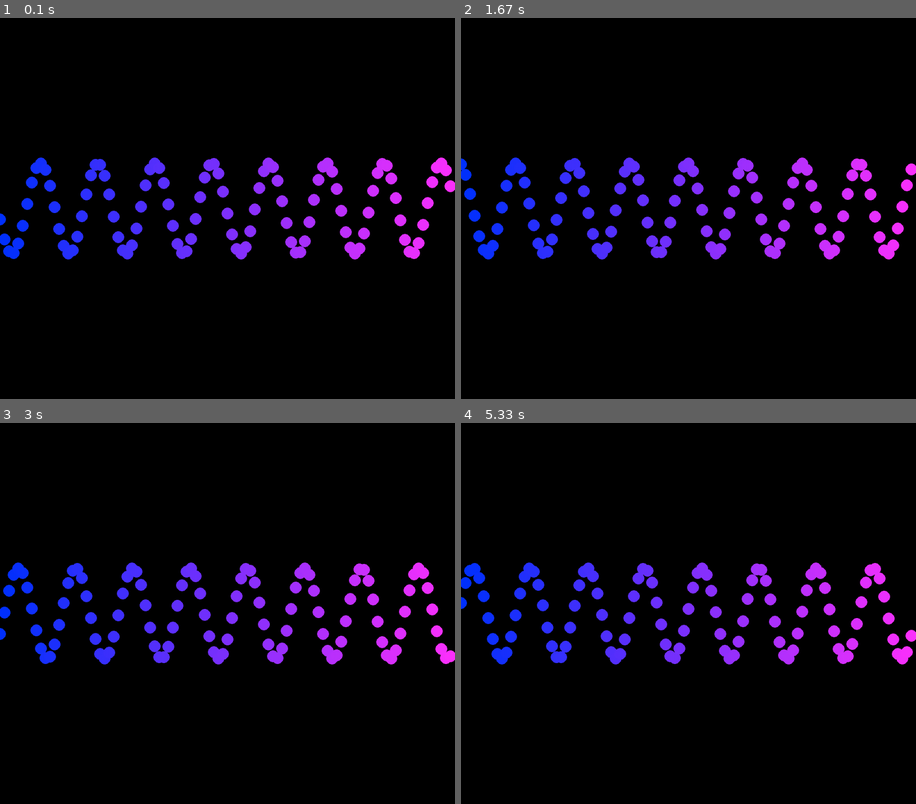
Above: before the commit, frames 1-4 (two rows, left to right).
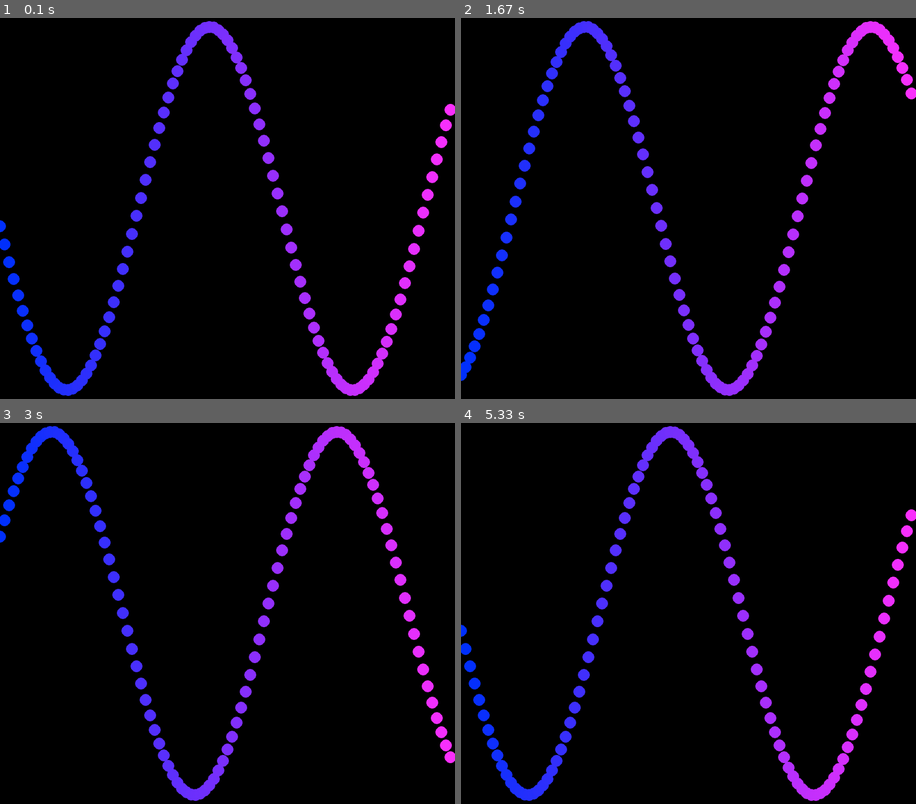
Above: after the commit, the same moments.

Repository: myhotchoc/Space-Simulator
Game: pygame game, started from My Weird Physics Toys/Oscillating Things/Wave Patterns.py
Same seed, same stepped clock (60 frames per second), same inputs: the game is played once before the commit and once after it.
Inputs:
- Up to frame 1 (0.1 s): no input
- Up to frame 2 (1.67 s): no input
- Up to frame 3 (3 s): no input
- Up to frame 4 (5.33 s): no input

The runs differ from the first frame. In frame 1, 11% of the frame differs, in the area x 0-100%, y 0-100%; in frame 2, 11%; in frame 3, 11%; in frame 4, 12%.

Commit message:
Update Wave Patterns.py

Diff:
--- a/My Weird Physics Toys/Oscillating Things/Wave Patterns.py
+++ b/My Weird Physics Toys/Oscillating Things/Wave Patterns.py
@@ -179,9 +179,9 @@
               (0, 0),
               (0, 0),
               (0, 0),
-              (0, 100),
-              (0, 0.5 * i),
-              (0, 0.05))
+              (0, 400),
+              (0, 0.1 * i),
+              (0, 0.02))
     bodies.append(b)
 
 ## Main runtime loop
